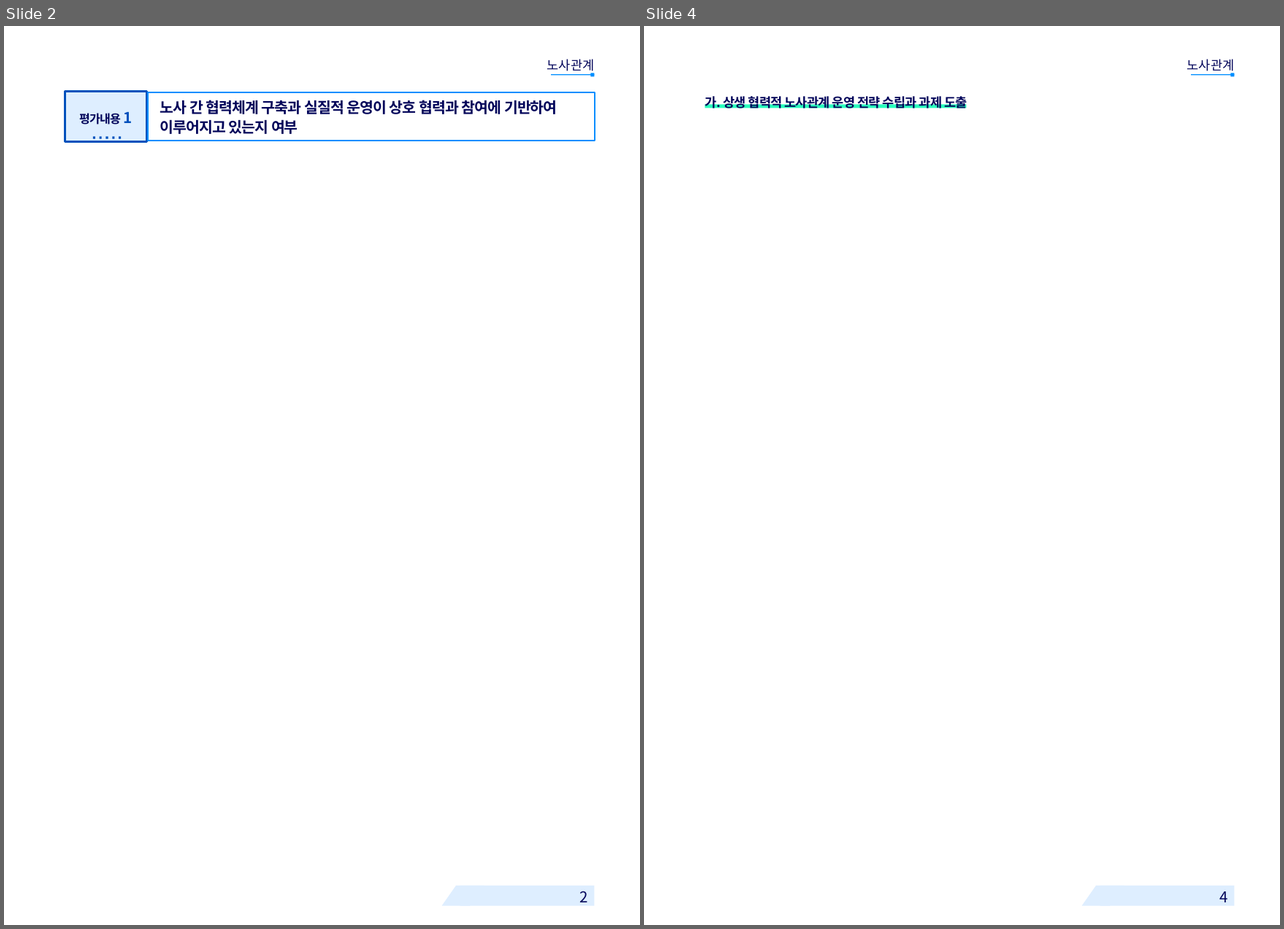
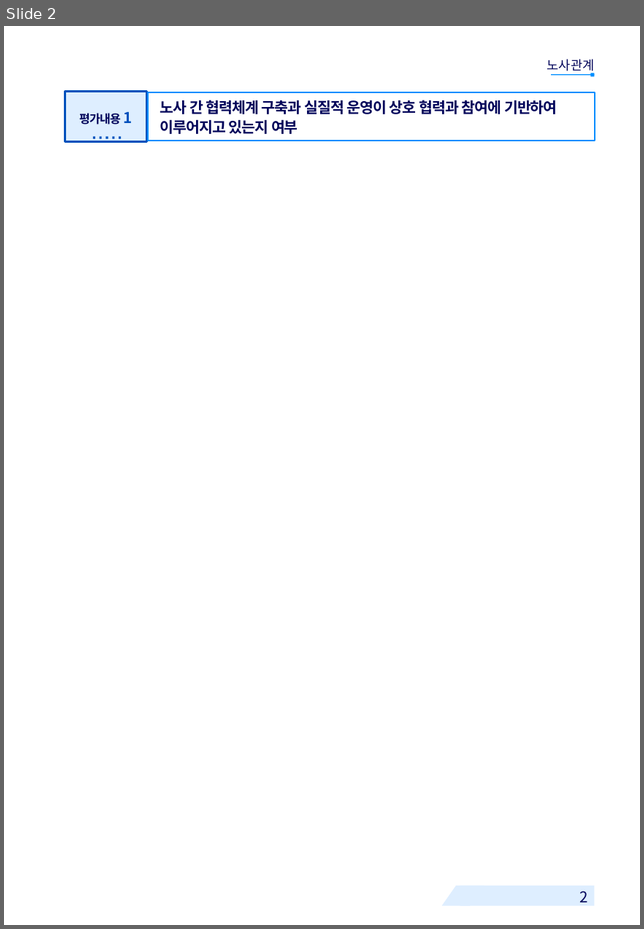
Before and after one commit to khjlsi-creator/claude, a slide deck: korad-경영평가-ppt/KORAD_경영평가_레이아웃_템플릿_A4세로.pptx. Shown side by side, each under a label of ours: slides 2 and 4 before the commit, slide 2 after it; the slides between them are not shown. The pictures are 1284x929 and 644x929 pixels, drawn with LibreOffice and Linux fonts; fonts in the diff are those of the drawing; background and template pictures are left out. Boxes give left, top, right and bottom in pixels: in the first picture for what was removed or moved away, otherwise in the second. Text is boxed around its words. In the diff, an @@ line names an element or a change of style, - is before the commit and + after.

```diff
--- a/korad-경영평가-ppt/KORAD_경영평가_레이아웃_템플릿_A4세로.pptx
+++ b/korad-경영평가-ppt/KORAD_경영평가_레이아웃_템플릿_A4세로.pptx
@@ slide 4 removed at <box>644,26,1280,925</box>, background #FFFFFF; not listed: 4 template elements that a slide beside it also shows @@
@@ text removed at <box>1187,59,1235,73</box> @@
-노사관계
@@ rectangle removed at <box>705,104,966,108</box> @@
@@ text removed at <box>705,94,967,111</box> @@
-가. 상생 협력적 노사관계 운영 전략 수립과 과제 도출
@@ text removed at <box>1220,892,1228,903</box> @@
-4
```
Also in this commit, not shown: 24 slides changed, 7 slides added, 14 other slides removed, 7 other files.
